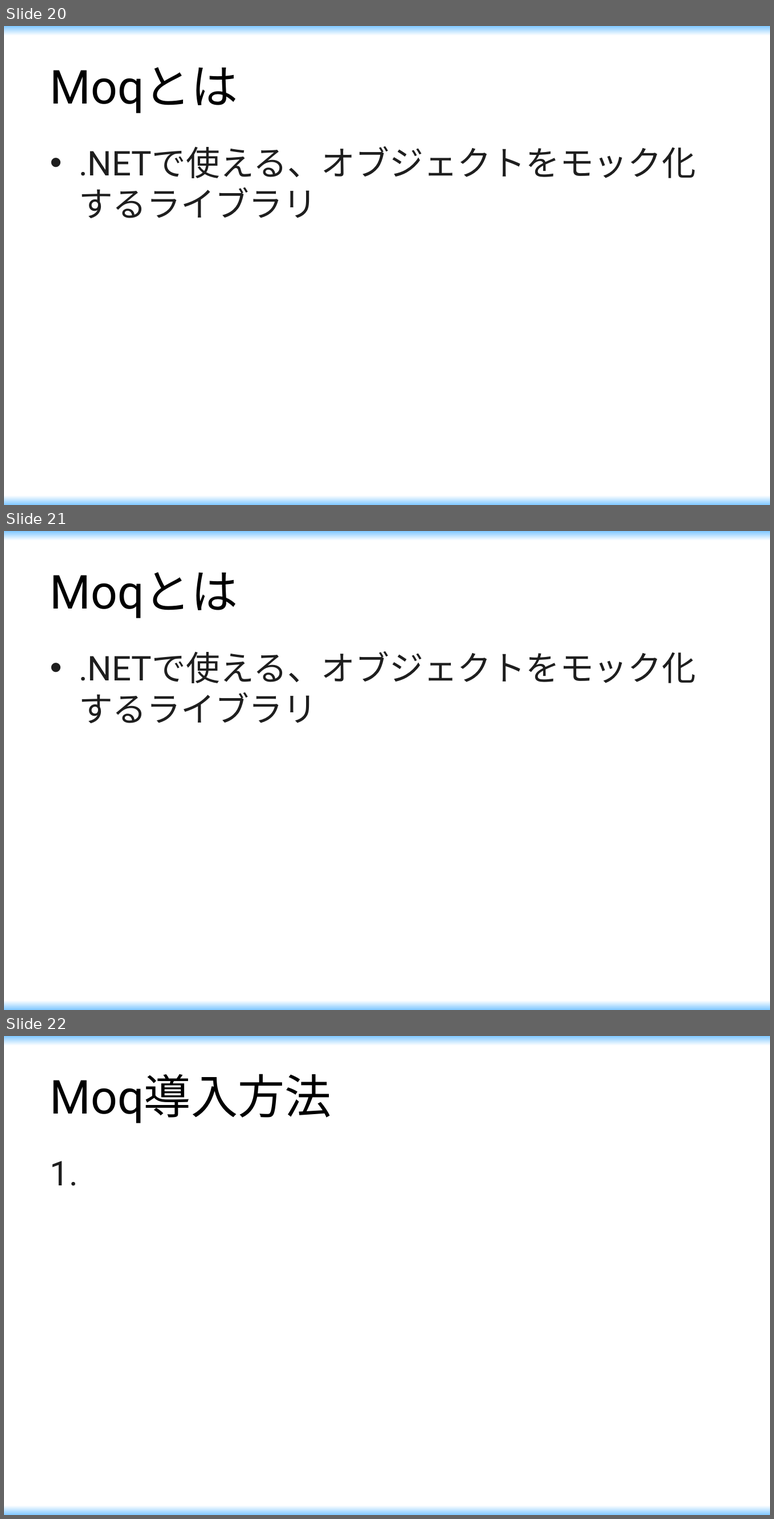
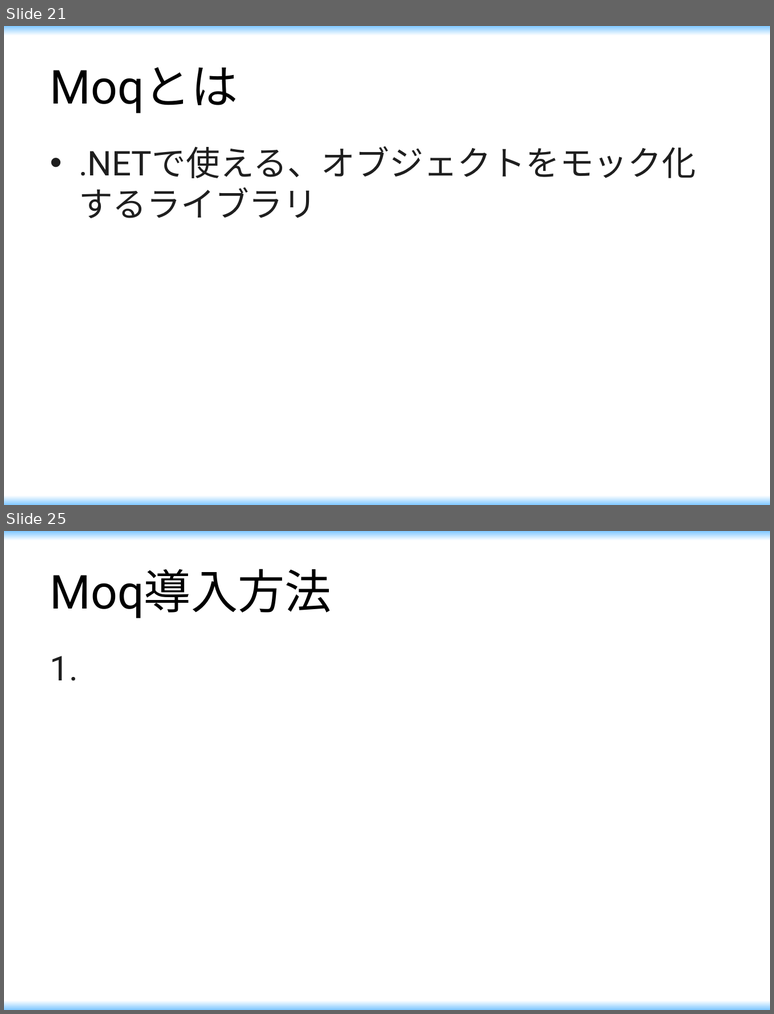
Before and after one commit to maikitakeda/first, a slide deck: document/勉強会.pptx. Shown one above the other, each under a label of ours: slides 20, 21 and 22 before the commit, slides 21 and 25 after it; the slides between them are not shown. The pictures are 774x1519 and 774x1014 pixels, drawn with LibreOffice and Linux fonts; fonts in the diff are those of the drawing. Boxes give left, top, right and bottom in pixels: in the first picture for what was removed or moved away, otherwise in the second. Text is boxed around its words. In the diff, an @@ line names an element or a change of style, - is before the commit and + after.

```diff
--- a/document/勉強会.pptx
+++ b/document/勉強会.pptx
@@ slide 21 removed at <box>4,531,770,1010</box>, background gradient #80C8FF to #FFFFFF @@
@@ title removed at <box>50,572,238,618</box> @@
-Moqとは
@@ text removed at <box>79,651,696,723</box> @@
-• .NETで使える、オブジェクトをモック化するライブラリ
@@ what was slide 20 is now slide 21 @@
@@ what was slide 22 is now slide 25 @@
```
Also in this commit, not shown: 1 slide changed, 4 slides added.
